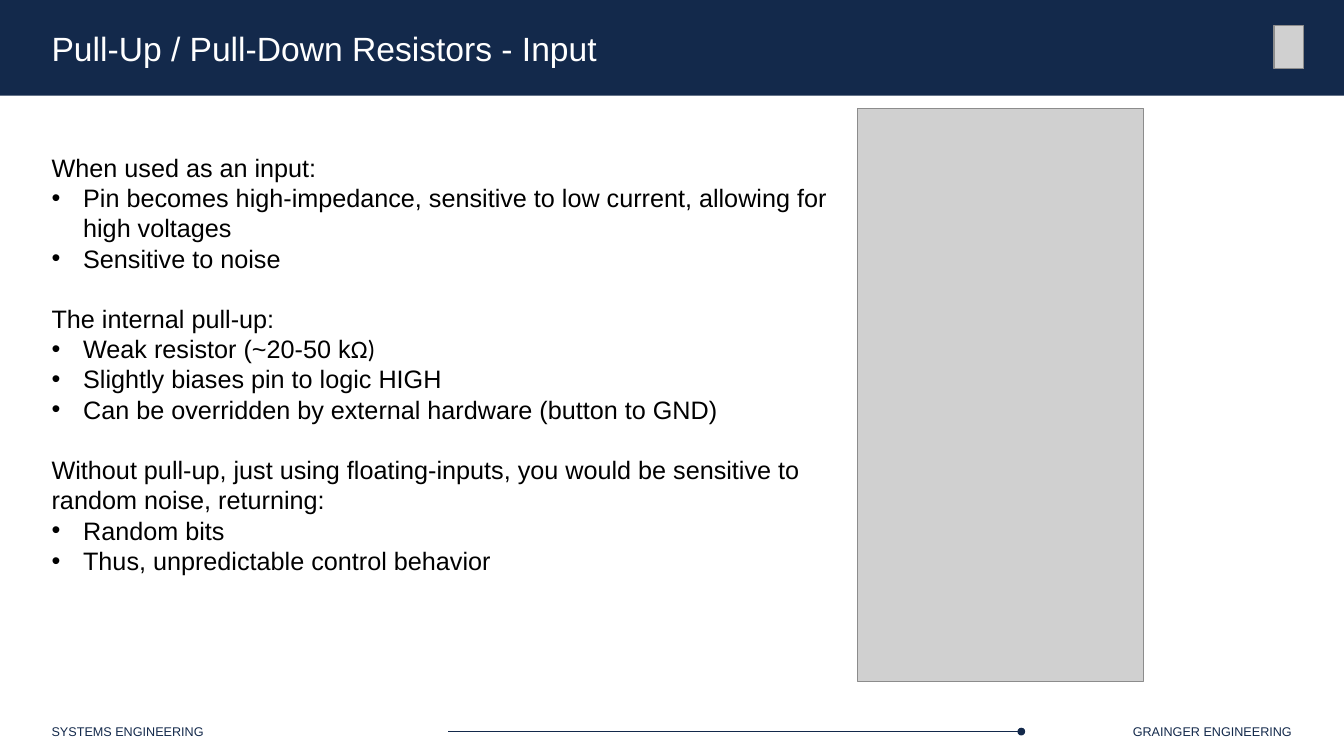
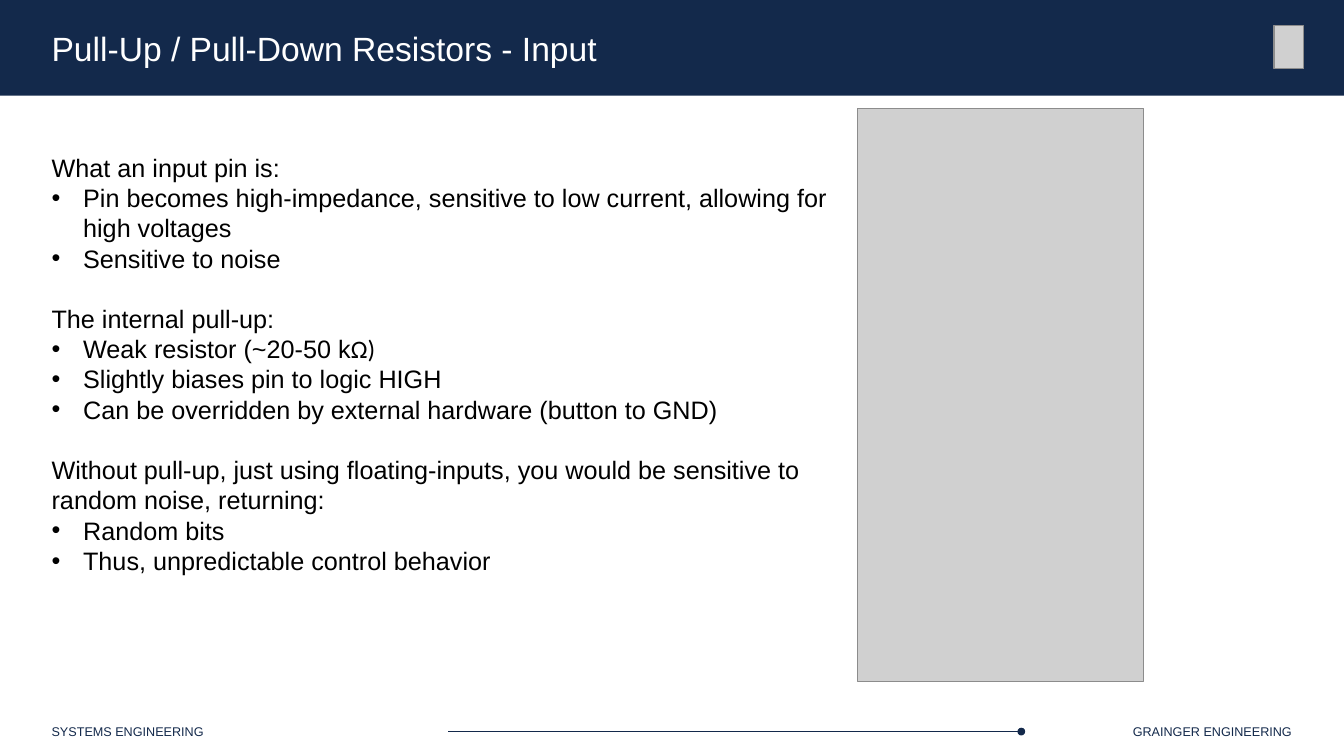
Before and after one commit to Marius-Juston/SE-423---Class-Material, a slide deck: slide 16 of Lectures/Slides/L3.pptx (slide 17 before the commit). Drawn at 1344x756 pixels with LibreOffice and Linux fonts; fonts in the diff are those of the drawing; grey boxes stand for pictures. Boxes give left, top, right and bottom in pixels: in the first picture for what was removed or moved away, otherwise in the second. Text is boxed around its words. In the diff, an @@ line names an element or a change of style, - is before the commit and + after.

```diff
--- a/Lectures/Slides/L3.pptx
+++ b/Lectures/Slides/L3.pptx
@@ text at box(52, 158, 280, 183): text changed @@
-When used as an input:
+What an input pin is:
```
Also in this commit, not shown: 4 other slides changed, 1 slide removed.
